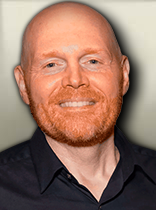
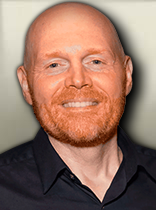
The second 156px x 210px image is a revision of the first. Changes to its layers:
painted on "Bill_Burr copy" over box(0, 1, 156, 202)
painted on "Bill_Burr" over box(0, 1, 156, 210)
